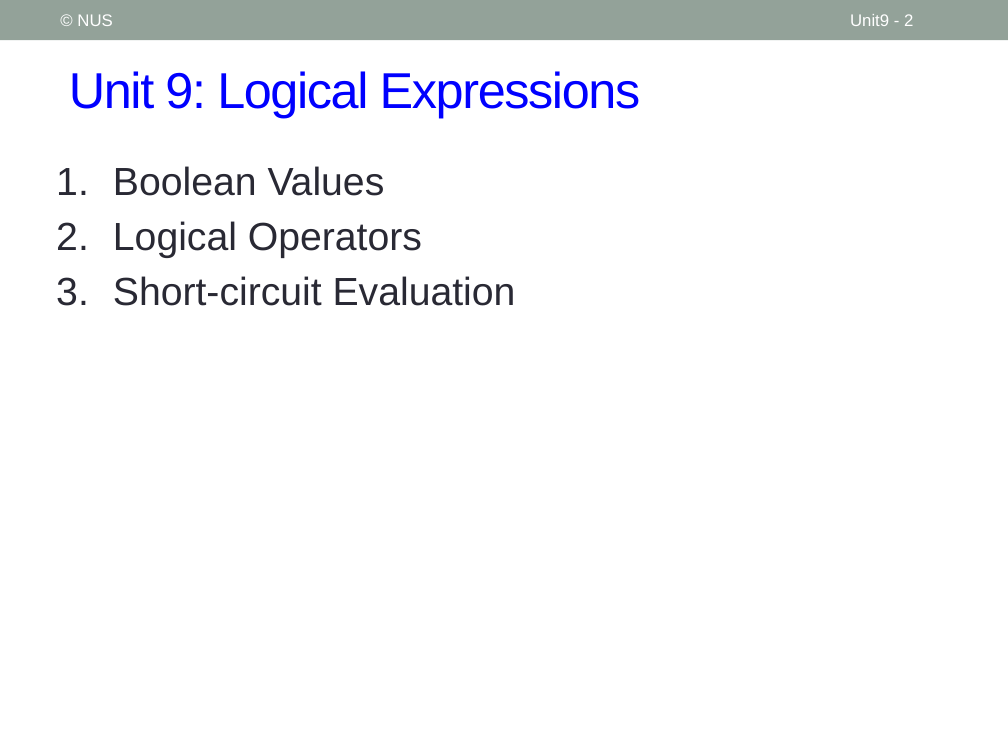
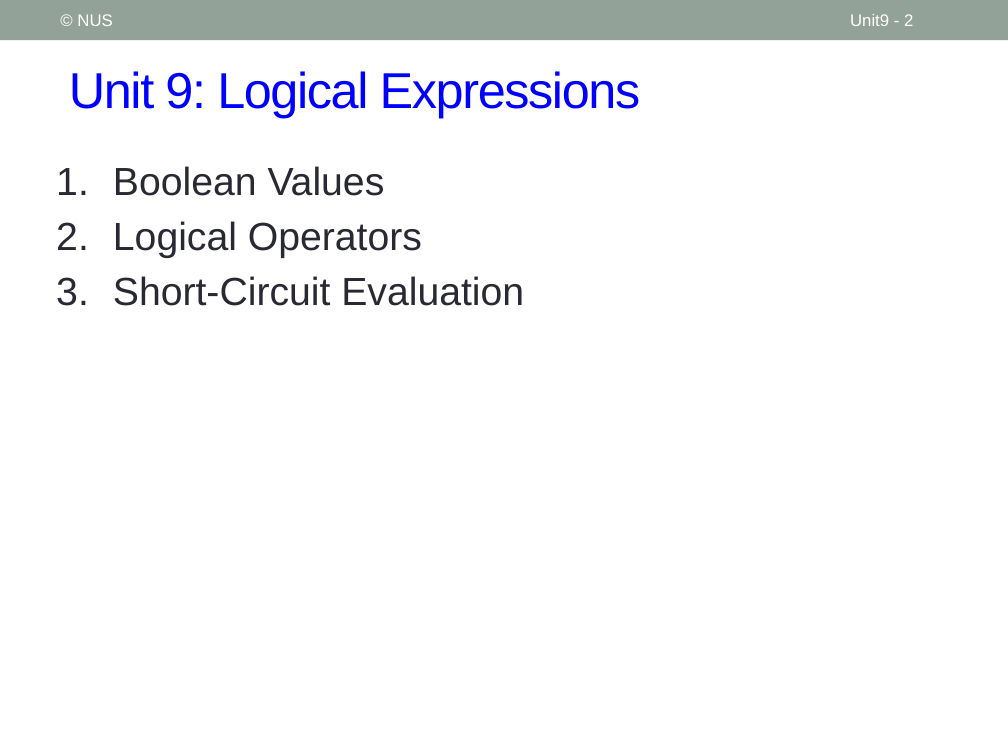
Before and after one commit to nus-cs1010-2021-s2/website, a slide deck: slide 2 of slides/Unit9_Logical Expressions.pptx. Drawn at 1008x756 pixels with LibreOffice and Linux fonts; fonts in the diff are those of the drawing. Boxes give left, top, right and bottom in pixels: in the first picture for what was removed or moved away, otherwise in the second. Text is boxed around its words. In the diff, an @@ line names an element or a change of style, - is before the commit and + after.

```diff
--- a/slides/Unit9_Logical Expressions.pptx
+++ b/slides/Unit9_Logical Expressions.pptx
@@ text at [113,276,524,306]: text changed @@
-3. Short-circuit Evaluation
+3. Short-Circuit Evaluation
```
Also in this commit, not shown: 1 other slide changed, 7 other files.
